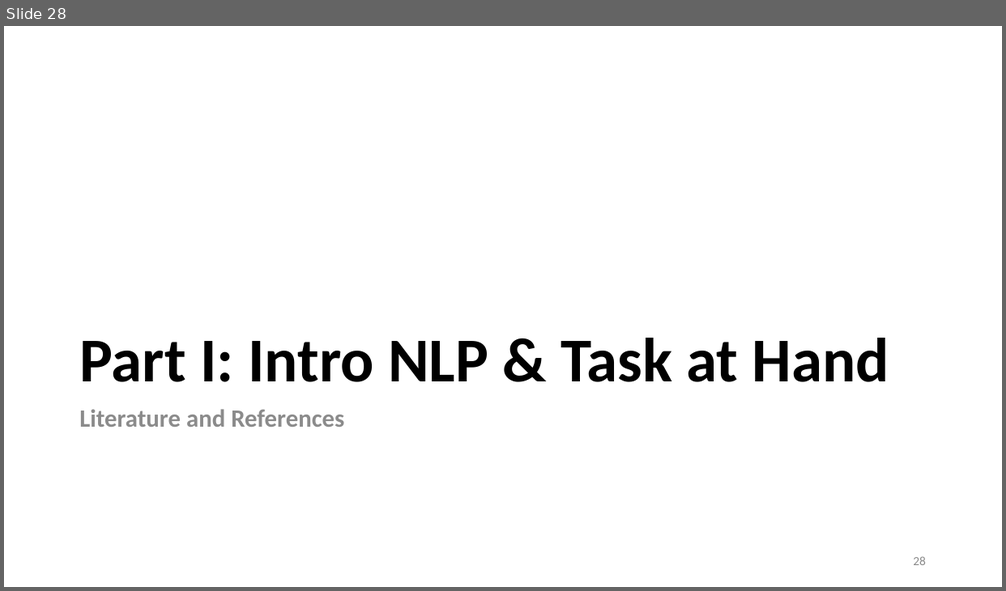
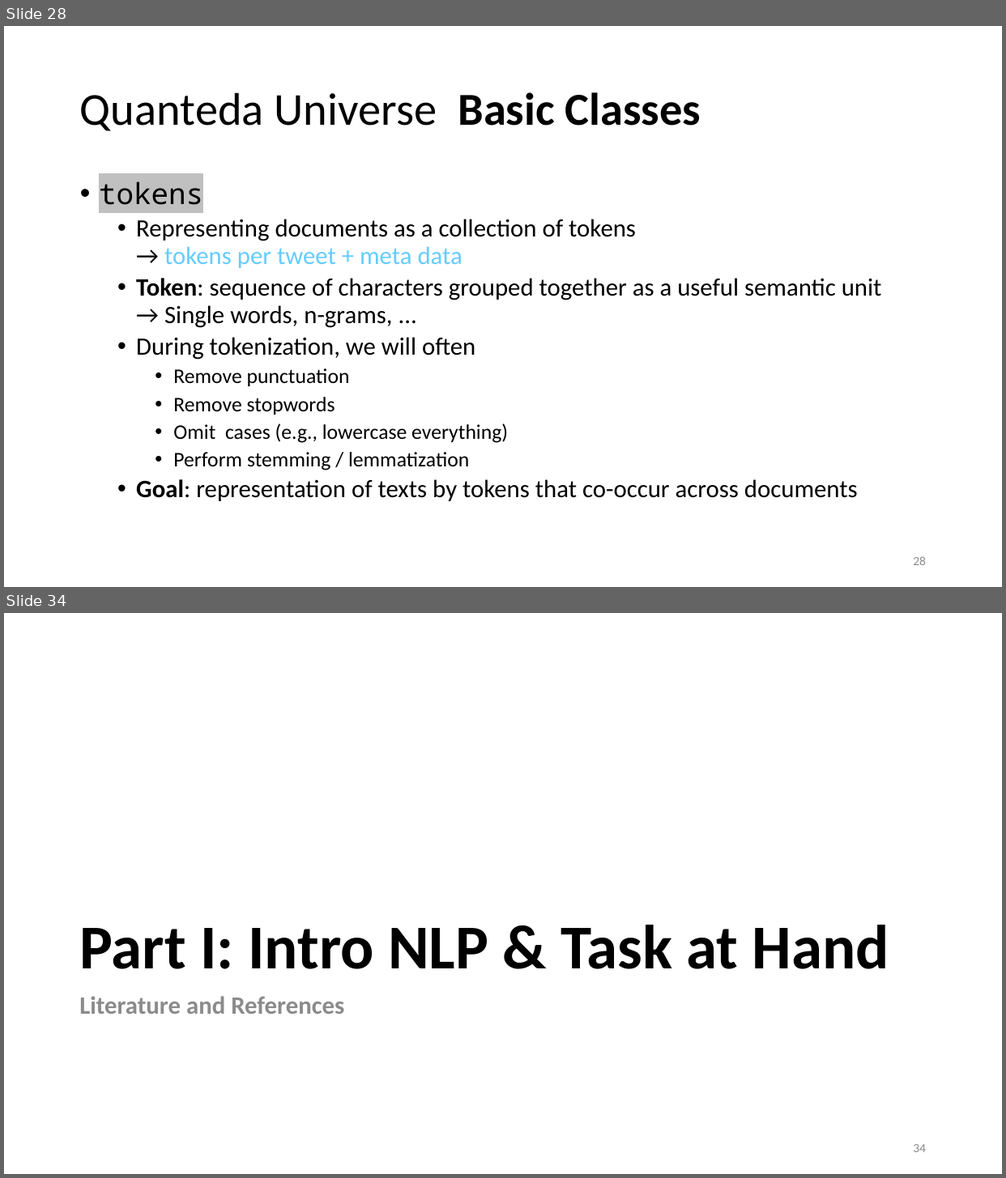
Before and after one commit to lisa-wm/consulting, a slide deck: 5_seminar/Contents_Part_01/Präsentation_Teil1.pptx. Shown one above the other, each under a label of ours: slide 28 before the commit, slides 28 and 34 after it; the slides between them are not shown. The pictures are 1006x591 and 1006x1178 pixels, drawn with LibreOffice and Linux fonts; fonts in the diff are those of the drawing. Boxes give left, top, right and bottom in pixels: in the first picture for what was removed or moved away, otherwise in the second. Text is boxed around its words. In the diff, an @@ line names an element or a change of style, - is before the commit and + after.

```diff
--- a/5_seminar/Contents_Part_01/Präsentation_Teil1.pptx
+++ b/5_seminar/Contents_Part_01/Präsentation_Teil1.pptx
@@ slide 28 added at bbox=[4, 26, 1002, 587], background #FFFFFF @@
@@ title added at bbox=[80, 92, 701, 131], 44 pt, text #000000 @@
+Quanteda Universe Basic Classes
@@ text added at bbox=[99, 182, 882, 501], 24 pt, text #000000 @@
+• tokens
+  • Representing documents as a collection of tokens
+    → tokens per tweet + meta data
+  • Token: sequence of characters grouped together as a useful semantic unit
+    → Single words, n-grams, ...
+  • During tokenization, we will often
+    • Remove punctuation
+    • Remove stopwords
+    • Omit cases (e.g., lowercase everything)
+    • Perform stemming / lemmatization
+  • Goal: representation of texts by tokens that co-occur across documents
@@ page number added at bbox=[913, 557, 926, 565], 12 pt, text #8C8C8C @@
+28
@@ what was slide 28 is now slide 34 @@
@@ page number at bbox=[913, 1144, 926, 1152]: text changed @@
-28
+34
```
Also in this commit, not shown: 15 slides changed, 7 other slides added, 2 slides removed, 4 other files.
